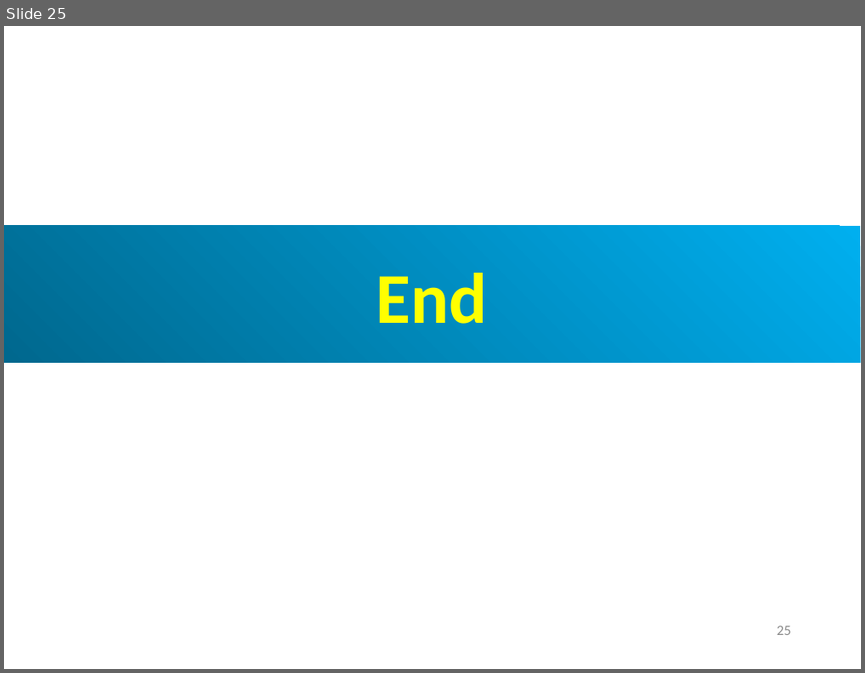
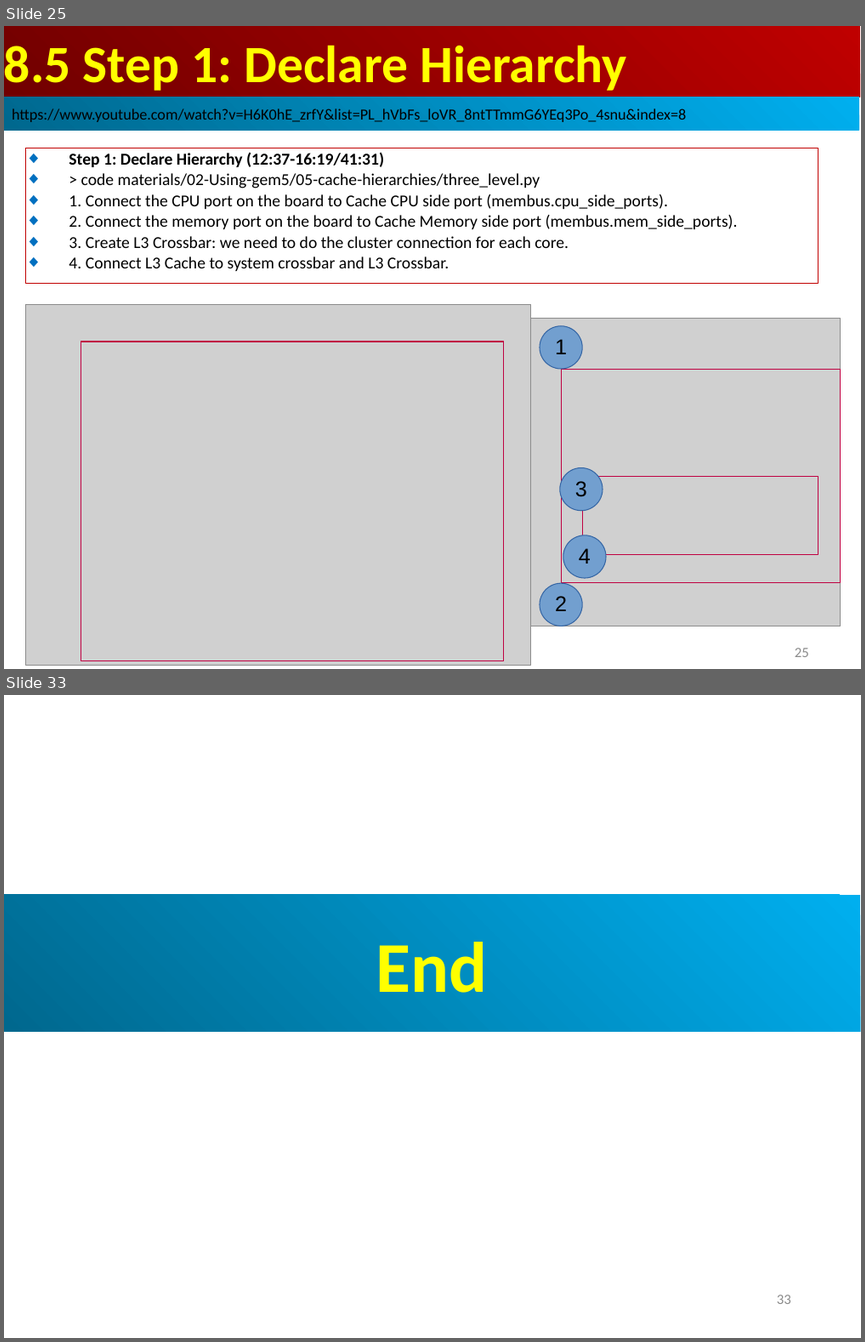
Before and after one commit to peterhchen/AIU_CS850_Gem5_McPAT, a slide deck: 050_Gem5/008.CacheMod/000_Video/008.CacheMod.ppt. Shown one above the other, each under a label of ours: slide 25 before the commit, slides 25 and 33 after it; the slides between them are not shown. The pictures are 865x673 and 865x1342 pixels, drawn with LibreOffice and Linux fonts; fonts in the diff are those of the drawing; grey boxes stand for pictures. Boxes give left, top, right and bottom in pixels: in the first picture for what was removed or moved away, otherwise in the second. Text is boxed around its words. In the diff, an @@ line names an element or a change of style, - is before the commit and + after.

```diff
--- a/050_Gem5/008.CacheMod/000_Video/008.CacheMod.ppt
+++ b/050_Gem5/008.CacheMod/000_Video/008.CacheMod.ppt
@@ slide 25 added at box(4, 26, 861, 669), background #FFFFFF @@
@@ rectangle added at box(4, 26, 860, 97), fill gradient #BF0000 to #710000, 44 pt, text #FFFF00, bold @@
+8.5 Step 1: Declare Hierarchy
@@ rectangle added at box(4, 97, 859, 131), fill gradient #00AFEF to #00688E, 13 pt, text #000000 @@
+https://www.youtube.com/watch?v=H6K0hE_zrfY&list=PL_hVbFs_loVR_8ntTTmmG6YEq3Po_4snu&index=8
@@ rectangle added at box(25, 148, 818, 283), outline #C00000 0.74 pt, 14 pt, text #000000 @@
+◆ Step 1: Declare Hierarchy (12:37-16:19/41:31)
+◆ > code materials/02-Using-gem5/05-cache-hierarchies/three_level.py
+◆ 1. Connect the CPU port on the board to Cache CPU side port (membus.cpu_side_ports).
+◆ 2. Connect the memory port on the board to Cache Memory side port (membus.mem_side_ports).
+◆ 3. Create L3 Crossbar: we need to do the cluster connection for each core.
+◆ 4. Connect L3 Cache to system crossbar and L3 Crossbar.
@@ picture added at box(25, 305, 531, 664) @@
@@ rectangle added at box(81, 341, 504, 661), outline #BF0041 0.74 pt @@
@@ group added at box(304, 318, 840, 626): 4 ellipses, 2 rectangles, 1 picture @@
+1
+2
+3
+4
@@ page number added at box(794, 647, 809, 657), 12 pt, text #8B8B8B @@
+25
@@ what was slide 25 is now slide 33 @@
@@ page number at box(777, 1294, 791, 1304): text changed @@
-25
+33
```
Also in this commit, not shown: 1 slide changed, 7 other slides added.
